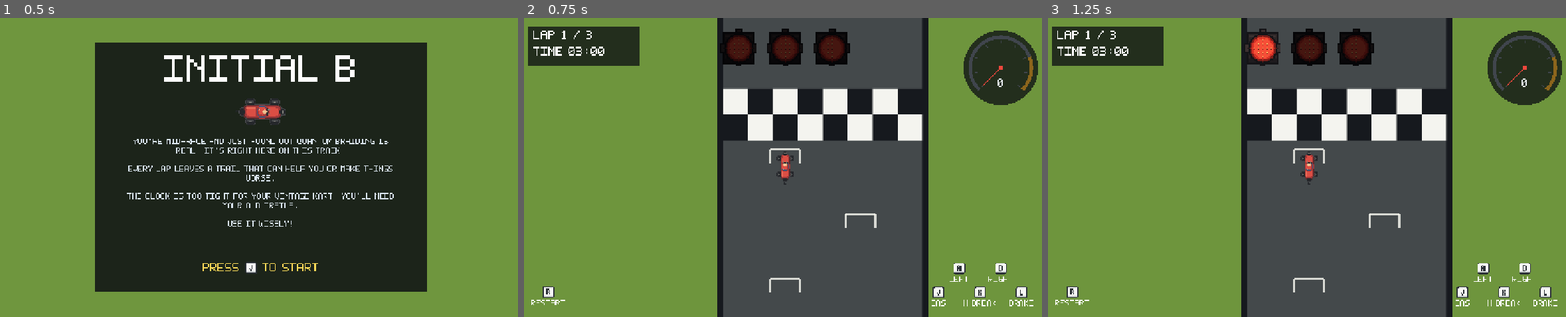
Above: before the commit, frames 1-3 (left to right).
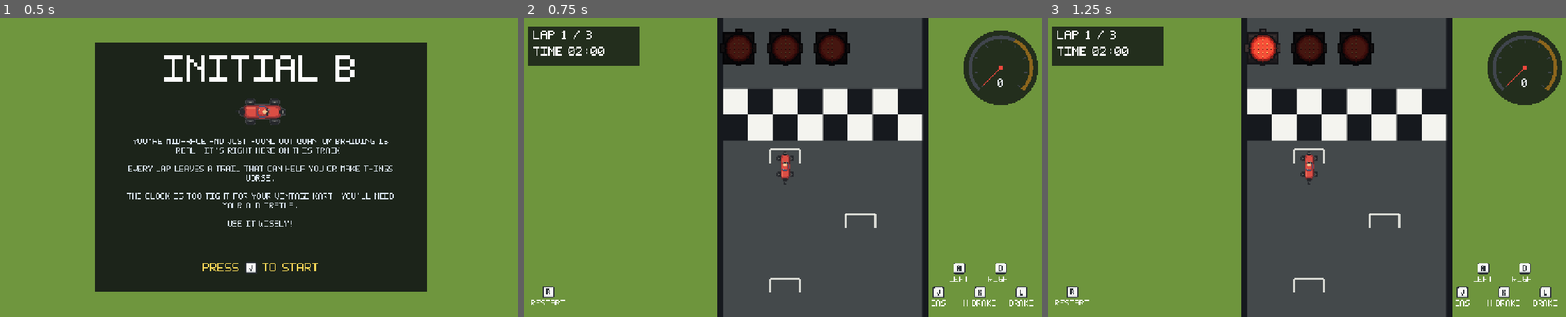
Above: after the commit, the same moments.

Repository: sucary/initial-b
Game: Godot game, scene res://scenes/title.tscn
Two runs of this game, one before a commit and one after it. Both use one fixed random seed, a clock stepped at 60 frames per second and the inputs below.
Inputs:
- Up to frame 1 (0.5 s): no input
- Up to frame 2 (0.75 s): tap Enter (ui_accept) at 0.5 s; hold D (steer_right) from 0.53 s (still down); tap R at 0.6 s
- Up to frame 3 (1.25 s): keep holding D (steer_right); tap Enter (ui_accept) at 0.77 s

Frame 1 is identical in both runs. In frame 2, less than 0.1% of the frame differs, in the area x 10-98%, y 7-97%; in frame 3, less than 0.1%.

Commit message:
chore: balancing

Diff:
--- a/scenes/game.tscn
+++ b/scenes/game.tscn
@@ -177,7 +177,7 @@
 theme_override_colors/font_color = Color(1, 1, 1, 1)
 theme_override_fonts/font = ExtResource("10_pixel_font")
 theme_override_font_sizes/font_size = 16
-text = "H BREAK"
+text = "H BRAKE"
 horizontal_alignment = 1
 
 [node name="KeyL" type="TextureRect" parent="HUD/KeybindHUD" unique_id=1814115210]
@@ -268,7 +268,7 @@
 theme_override_colors/font_color = Color(1, 1, 1, 1)
 theme_override_fonts/font = ExtResource("10_pixel_font")
 theme_override_font_sizes/font_size = 24
-text = "TIME 03:00"
+text = "TIME 02:00"
 
 [node name="SpeedDashboard" type="Control" parent="HUD" unique_id=577834521]
 layout_mode = 3
--- a/scripts/course_objects.gd
+++ b/scripts/course_objects.gd
@@ -64,6 +64,7 @@
 	var body := StaticBody2D.new()
 	body.collision_layer = 1
 	body.collision_mask = 0
+	body.add_to_group(PlayerKart.HARD_OBSTACLE_GROUP)
 	body.position = data.position
 	body.rotation = data.rotation
 	var shape := CollisionShape2D.new()
--- a/scripts/game_manager.gd
+++ b/scripts/game_manager.gd
@@ -8,7 +8,7 @@
 const SHADOW_FADE_SECONDS := 0.3
 const TITLE_SCENE := "res://scenes/title.tscn"
 
-@export_range(30.0, 600.0, 5.0) var race_time_limit_seconds := 180.0
+@export_range(30.0, 600.0, 5.0) var race_time_limit_seconds := 120.0
 
 @onready var track: RaceTrack = $Track
 @onready var lap_path: LapPath = $PreviousLapPath
--- a/scripts/kart.gd
+++ b/scripts/kart.gd
@@ -1,20 +1,28 @@
 extends CharacterBody2D
 class_name PlayerKart
 
-const TOP_SPEED := 590.0
+const TOP_SPEED := 600.0
 const FORWARD_ACCELERATION := 760.0
 const REVERSE_ACCELERATION := 310.0
+const REVERSE_RECOVERY_ACCELERATION := 900.0
 const BRAKE_FORCE := 1300.0
 const COAST_FORCE := 160.0
 const NORMAL_GRIP := 8.0
 const DRIFT_GRIP := 1.8
 const NORMAL_TURN_RATE := 2.6
 const DRIFT_TURN_RATE := 3.5
-const MAX_SPEED := 780.0
+const HANDBRAKE_DRAG := 0.8
+const HANDBRAKE_THROTTLE := 0.5
+const MAX_SPEED := 1000.0
 const OVERSPEED_DRAG := 520.0
 const BOUNCE := 0.35
+const HARD_OBSTACLE_BOUNCE := 0.15
+const HARD_OBSTACLE_GROUP := "hard_obstacle"
 const BOUNCE_MIN_FACING := 0.5
 const SIDE_SCRAPE_DRAG := 2.0
+const FULL_STEER_SPEED := 180.0
+const HIGH_SPEED_TURN_MIN := 0.45
+const TURN_ACCELERATION_PENALTY := 1.0
 const SOFT_HIT_SPEED_KEPT := 0.55
 const SOFT_HIT_COOLDOWN := 0.35
 
@@ -36,6 +44,18 @@
 	speed_scale = new_speed_scale
 	acceleration_scale = new_acceleration_scale
 	turn_scale = new_turn_scale
+
+
+func steering_response(speed: float) -> float:
+	var low_speed := clampf(speed / FULL_STEER_SPEED, 0.0, 1.0)
+	var high_speed := clampf((speed - FULL_STEER_SPEED) / (MAX_SPEED - FULL_STEER_SPEED), 0.0, 1.0)
+	return low_speed * lerpf(1.0, HIGH_SPEED_TURN_MIN, high_speed)
+
+
+func turning_acceleration(turn_speed: float, speed: float) -> float:
+	var speed_ratio := minf(speed / TOP_SPEED, 1.0)
+	var sharpness := absf(turn_speed) / NORMAL_TURN_RATE
+	return clampf(1.0 - TURN_ACCELERATION_PENALTY * sharpness * speed_ratio * speed_ratio, 0.0, 1.0)
 
 
 func top_speed() -> float:
@@ -74,9 +94,19 @@
 	var throttle := Input.get_action_strength("accelerate")
 	var brake := Input.get_action_strength("brake")
 	var drifting := Input.is_action_pressed("handbrake")
+	var steer := Input.get_axis("steer_left", "steer_right")
+	var turn_rate := DRIFT_TURN_RATE if drifting else NORMAL_TURN_RATE
+	var turn_speed := steer * turn_rate * turn_scale * steering_response(absf(longitudinal_speed))
 
 	if throttle > 0.0:
-		velocity += forward * FORWARD_ACCELERATION * acceleration_scale * throttle * delta
+		var push := FORWARD_ACCELERATION * acceleration_scale * turning_acceleration(turn_speed, velocity.length())
+		if longitudinal_speed < 0.0:
+			push = maxf(push, REVERSE_RECOVERY_ACCELERATION)
+		elif drifting:
+			push *= HANDBRAKE_THROTTLE
+		velocity += forward * push * throttle * delta
+	if drifting:
+		velocity *= maxf(1.0 - HANDBRAKE_DRAG * delta, 0.0)
 	if brake > 0.0:
 		if longitudinal_speed > 25.0:
 			velocity = velocity.move_toward(Vector2.ZERO, BRAKE_FORCE * brake * delta)
@@ -85,25 +115,28 @@
 	if throttle == 0.0 and brake == 0.0:
 		velocity = velocity.move_toward(Vector2.ZERO, COAST_FORCE * delta)
 
-	var steer := Input.get_axis("steer_left", "steer_right")
-	var speed_factor := clampf(absf(longitudinal_speed) / 180.0, 0.0, 1.0)
 	if absf(longitudinal_speed) > 8.0:
-		var turn_rate := DRIFT_TURN_RATE if drifting else NORMAL_TURN_RATE
-		rotation += steer * turn_rate * turn_scale * speed_factor * signf(longitudinal_speed) * delta
+		rotation += turn_speed * signf(longitudinal_speed) * delta
 
 	forward = Vector2.RIGHT.rotated(rotation)
 	var sideways := forward.orthogonal()
 	var grip := DRIFT_GRIP if drifting else NORMAL_GRIP
-	velocity -= sideways * velocity.dot(sideways) * minf(grip * delta, 1.0)
+	var gripped := velocity - sideways * velocity.dot(sideways) * minf(grip * delta, 1.0)
+	if drifting or gripped.is_zero_approx():
+		velocity = gripped
+	else:
+		velocity = gripped.normalized() * velocity.length()
 	var allowed_speed := maxf(top_speed(), starting_speed - OVERSPEED_DRAG * delta)
 	velocity = velocity.limit_length(minf(allowed_speed, MAX_SPEED))
 	var moving_velocity := velocity
 	move_and_slide()
 	if get_slide_collision_count() == 0:
 		return
-	var normal := get_slide_collision(0).get_normal()
+	var collision := get_slide_collision(0)
+	var normal := collision.get_normal()
 	var heading := Vector2.RIGHT.rotated(rotation)
 	if absf(heading.dot(normal)) > BOUNCE_MIN_FACING and moving_velocity.dot(normal) < 0.0:
-		velocity = moving_velocity.bounce(normal) * BOUNCE
+		var hit_obstacle := collision.get_collider() is Node and (collision.get_collider() as Node).is_in_group(HARD_OBSTACLE_GROUP)
+		velocity = moving_velocity.bounce(normal) * (HARD_OBSTACLE_BOUNCE if hit_obstacle else BOUNCE)
 	else:
 		velocity *= maxf(1.0 - SIDE_SCRAPE_DRAG * delta, 0.0)
--- a/scripts/path_effects.gd
+++ b/scripts/path_effects.gd
@@ -8,22 +8,23 @@
 
 const BRAID_WINDOW_SECONDS := 2.5
 const STATE_TIMER_SECONDS := 10.0
-const CROSSING_MULTIPLIER_STEP := 0.5
+const BRAID_MAX_STACK := 10
 const MAX_EFFECT_MULTIPLIER := 3.0
+const CROSSING_MULTIPLIER_STEP := (MAX_EFFECT_MULTIPLIER - 1.0) / BRAID_MAX_STACK
+const MAX_BRAID_BOOST := 1.25
+const BRAID_BOOST_STEP := (MAX_BRAID_BOOST - 1.0) / (BRAID_MAX_STACK - 1)
 const FOLLOW_DECAY_PER_SECOND := 4.0
 const STATE_BLEND_SECONDS := 0.3
-const MUD_SLOW_ONSET_PER_SECOND := 2.0
-const MUD_RECOVERY_PER_SECOND := 0.35
-const BRAID_BOOST_STEP := 0.1
-const MAX_BRAID_BOOST := 1.4
-const BRAID_THRESHOLD_MIN := 5
-const BRAID_THRESHOLD_MAX := 7
+const BRAID_THRESHOLD_MIN := 10
+const BRAID_THRESHOLD_MAX := 12
 const ICE_TURN_PER_MULTIPLIER := 0.3
-const MUD_SPEED_PER_MULTIPLIER := 0.18
+const MUD_FIRST_HIT := 0.25
+const MUD_STACK_HIT := 0.08
+const MUD_RECOVERY_SECONDS := BRAID_WINDOW_SECONDS
 const MUD_TURN_PER_MULTIPLIER := 0.2
 const MUD_MIN_SCALE := 0.4
-const LIGHTNING_ACCELERATION_PER_MULTIPLIER := 0.5
-const LIGHTNING_SPEED_PER_MULTIPLIER := 0.06
+const LIGHTNING_ACCELERATION_PER_MULTIPLIER := 1.0
+const LIGHTNING_SPEED_PER_MULTIPLIER := 1.0 / 9.0
 
 var state: State = State.ICE
 var effect_crossings := 0
@@ -40,6 +41,8 @@
 var _item_box_pending := false
 var _item_box_state := -1
 var _blend_from := Vector3.ONE
+var _mud_recover_left := 0.0
+var _mud_recover_from := 1.0
 
 
 func _init(seed_value: int = -1) -> void:
@@ -67,7 +70,13 @@
 
 
 func advance(delta: float, is_following: bool, timer_running: bool = true) -> void:
+	var entered_path := is_following and not following
 	following = is_following
+	if _mud_recover_left > 0.0:
+		_mud_recover_left = maxf(_mud_recover_left - delta, 0.0)
+		mud_slow = lerpf(1.0, _mud_recover_from, _mud_recover_left / MUD_RECOVERY_SECONDS)
+	if entered_path:
+		_mud_hit()
 	blend_left = maxf(blend_left - delta, 0.0)
 	decaying_multiplier = move_toward(decaying_multiplier, 1.0, FOLLOW_DECAY_PER_SECOND * delta)
 	if window_left > 0.0:
@@ -93,10 +102,6 @@
 	elif state_timer >= STATE_TIMER_SECONDS:
 		_change_state(_random_other_state(), Source.TIMER)
 
-	var mud_target := _mud_speed(effect_multiplier()) if state == State.MUD else 1.0
-	var mud_rate := MUD_SLOW_ONSET_PER_SECOND if mud_target < mud_slow else MUD_RECOVERY_PER_SECOND
-	mud_slow = move_toward(mud_slow, mud_target, mud_rate * delta)
-
 
 func is_active() -> bool:
 	return effect_multiplier() > 0.0
@@ -117,7 +122,7 @@
 
 
 func is_maxed() -> bool:
-	return window_left > 0.0 and _crossing_multiplier() >= MAX_EFFECT_MULTIPLIER and braid_boost() >= MAX_BRAID_BOOST
+	return window_left > 0.0 and effect_crossings >= BRAID_MAX_STACK
 
 
 func braid_boost() -> float:
@@ -158,13 +163,19 @@
 	return Vector3.ONE
 
 
-func _mud_speed(multiplier: float) -> float:
-	return maxf(1.0 - MUD_SPEED_PER_MULTIPLIER * multiplier, MUD_MIN_SCALE)
+func _mud_hit() -> void:
+	if state != State.MUD:
+		return
+	var depth := MUD_FIRST_HIT if _mud_recover_left <= 0.0 else MUD_STACK_HIT
+	mud_slow = maxf(mud_slow - depth, MUD_MIN_SCALE)
+	_mud_recover_from = mud_slow
+	_mud_recover_left = MUD_RECOVERY_SECONDS
 
 
 func _change_state(new_state: int, source: Source) -> void:
 	_blend_from = _blended_scales()
 	blend_left = STATE_BLEND_SECONDS
+	var previous_state := state
 	state = new_state as State
 	state_timer = 0.0
 	if source != Source.ITEM_BOX:
@@ -172,6 +183,8 @@
 		braid_crossings = 0
 		window_left = 0.0
 		decaying_multiplier = 1.0
+	if following and previous_state != State.MUD:
+		_mud_hit()
 	state_changed.emit(state, source)
 
 
